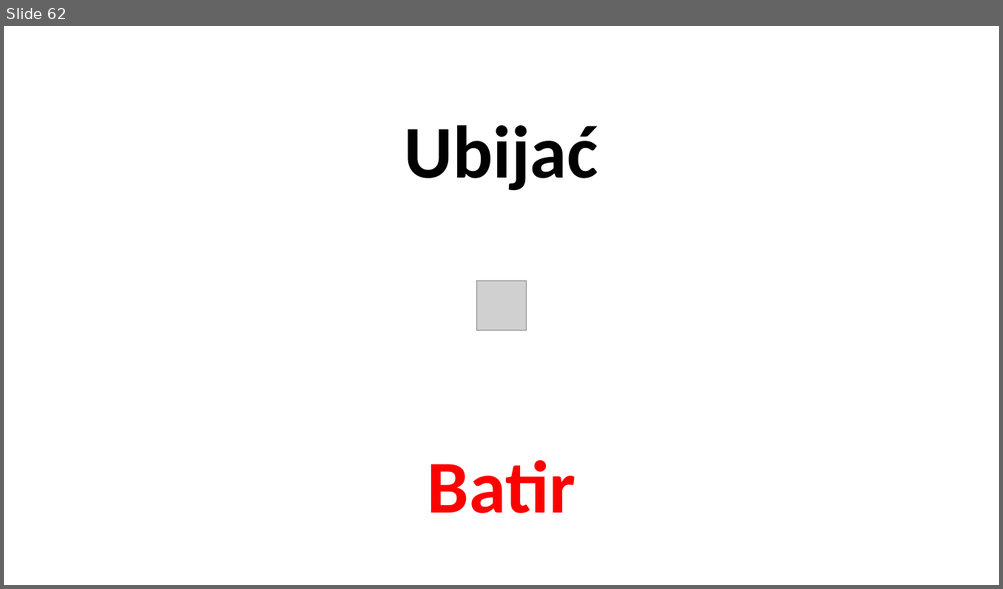
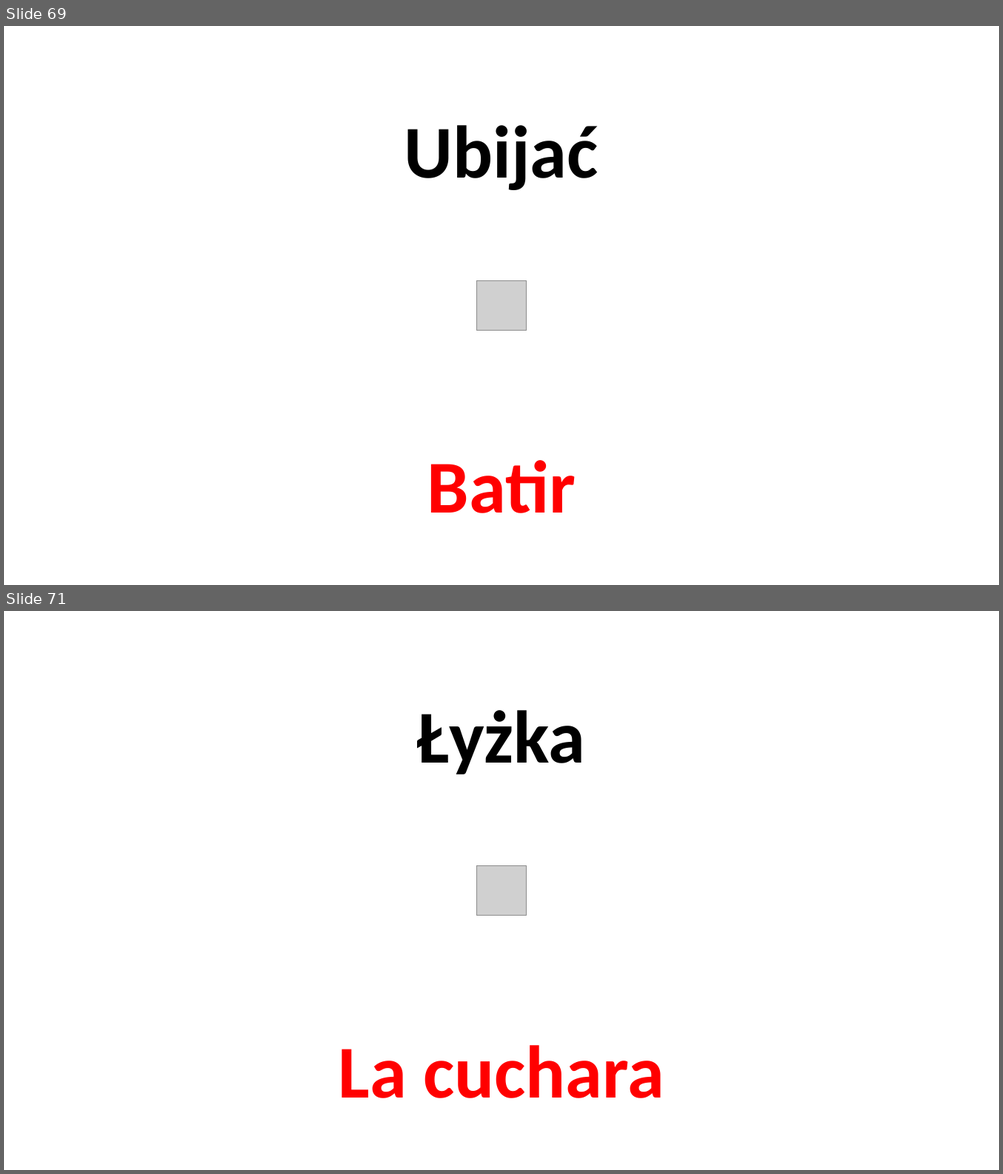
Before and after one commit to wojciechkrakowiak7-arch/Fajna-strona, a slide deck: pliki hiszpański/La comida.pptx. Shown one above the other, each under a label of ours: slide 62 before the commit, slides 69 and 71 after it; the slides between them are not shown. The pictures are 1003x589 and 1003x1174 pixels, drawn with LibreOffice and Linux fonts; fonts in the diff are those of the drawing; grey boxes stand for pictures. Boxes give left, top, right and bottom in pixels: in the first picture for what was removed or moved away, otherwise in the second. Text is boxed around its words. In the diff, an @@ line names an element or a change of style, - is before the commit and + after.

```diff
--- a/pliki hiszpański/La comida.pptx
+++ b/pliki hiszpański/La comida.pptx
@@ slide 71 added at [4,611,999,1170], background #FFFFFF @@
@@ title added at [417,710,586,775], 72 pt, text #000000, bold @@
+Łyżka
@@ picture added at [476,866,526,916] @@
@@ subtitle added at [338,1045,664,1099], 72 pt, text #FF0000, bold @@
+La cuchara
@@ what was slide 62 is now slide 69 @@
```
Also in this commit, not shown: 1 slide changed, 14 other slides added, 9 other files.
